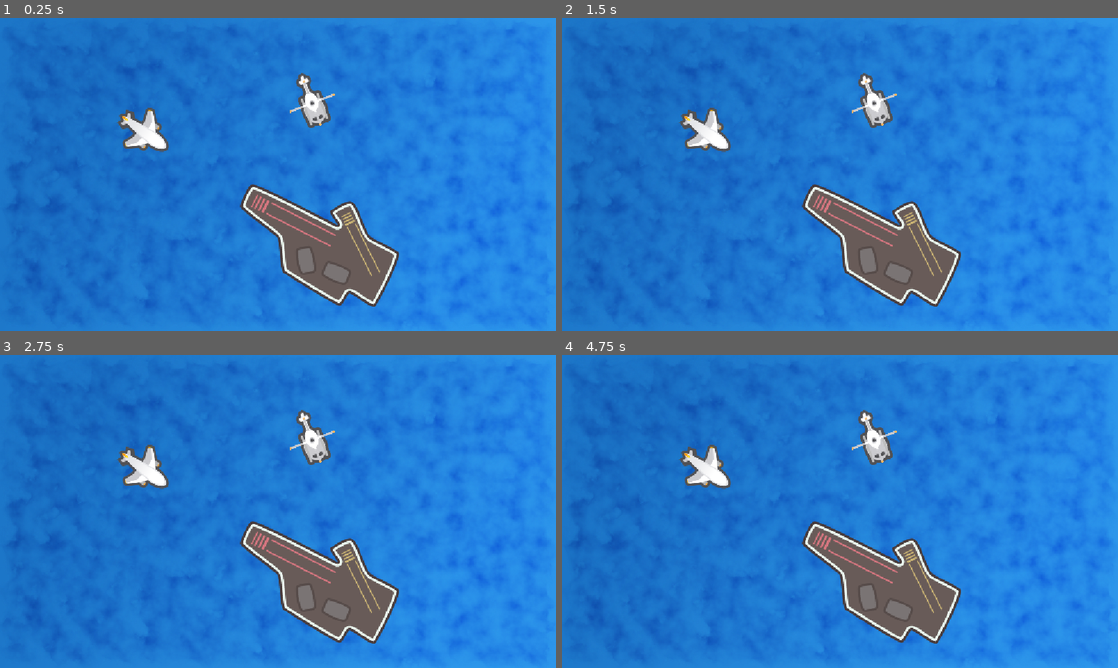
Above: before the commit, frames 1-4 (two rows, left to right).
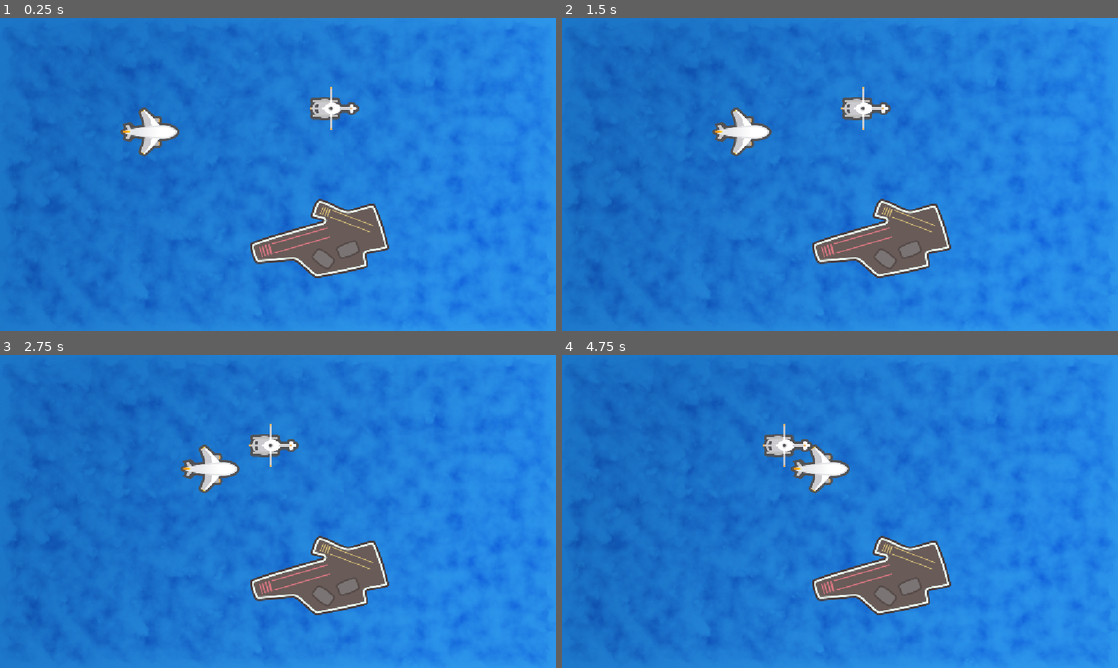
Above: after the commit, the same moments.

Repository: avnen7/2d-dev-course
Game: Godot game, scene res://Scenes/Ocean/Ocean.tscn
Same seed, same stepped clock (60 frames per second), same inputs: the game is played once before the commit and once after it.
Inputs:
- Up to frame 1 (0.25 s): no input
- Up to frame 2 (1.5 s): no input
- Up to frame 3 (2.75 s): no input
- Up to frame 4 (4.75 s): no input

The runs differ from the first frame. In frame 1, 7.2% of the frame differs, in the area x 21-72%, y 17-93%; in frame 2, 7.9%; in frame 3, 8.3%; in frame 4, 8.3%.

Commit message:
added movement in script

Diff:
--- a/Foundations/Scenes/Ocean/Ocean.gd
+++ b/Foundations/Scenes/Ocean/Ocean.gd
@@ -1,6 +1,7 @@
 extends Node2D
 
 @onready var plane: Sprite2D = $Plane
+@onready var helicopter: Sprite2D = $Carrier/Helicopter
 
 # Called when the node enters the scene tree for the first time.
 func _ready() -> void:
@@ -9,4 +10,8 @@
 
 # Called every frame. 'delta' is the elapsed time since the previous frame.
 func _process(delta: float) -> void:
+	plane.position.x += 50.0 * delta
+	helicopter.position.x -= 50.0 / helicopter.global_scale.x * delta
+	#print("helicopter.position: ", helicopter.scale)
+	#print("helicopter.global_scale: ", helicopter.global_scale)
 	pass
--- a/Foundations/Scenes/Ocean/Ocean.tscn
+++ b/Foundations/Scenes/Ocean/Ocean.tscn
@@ -12,21 +12,19 @@
 
 [node name="Plane" type="Sprite2D" parent="."]
 position = Vector2(298.00003, 236)
-rotation = 0.6247065
 scale = Vector2(0.8, 0.8)
 texture = ExtResource("2_t11xa")
-
-[node name="Helicopter" type="Sprite2D" parent="."]
-position = Vector2(644, 169)
-rotation = 1.199549
-scale = Vector2(0.9, 0.9)
-texture = ExtResource("3_4wd1y")
 
 [node name="Carrier" type="Sprite2D" parent="."]
 z_index = 2
 position = Vector2(662.00006, 457.00003)
-rotation = 0.7485939
+scale = Vector2(0.8, 0.8)
 texture = ExtResource("4_qeolc")
+
+[node name="Helicopter" type="Sprite2D" parent="Carrier"]
+position = Vector2(53.99994, -337)
+rotation = -3.1415925
+texture = ExtResource("3_4wd1y")
 
 [node name="Water" type="Sprite2D" parent="."]
 z_index = -1
